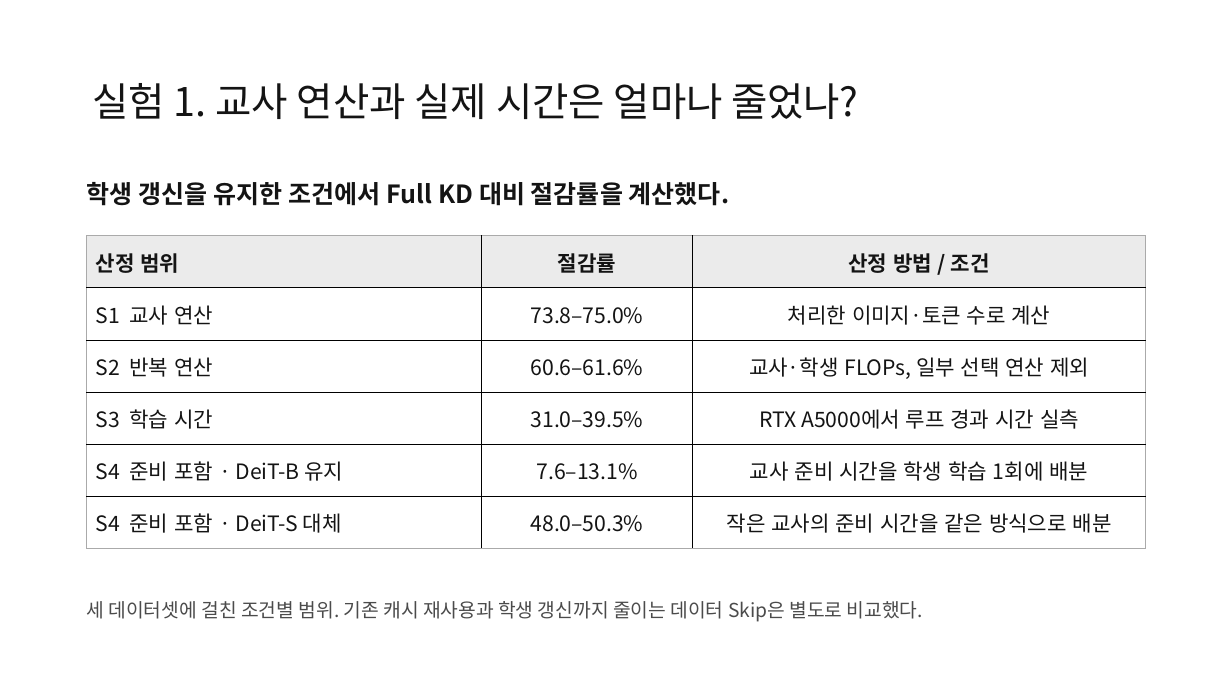
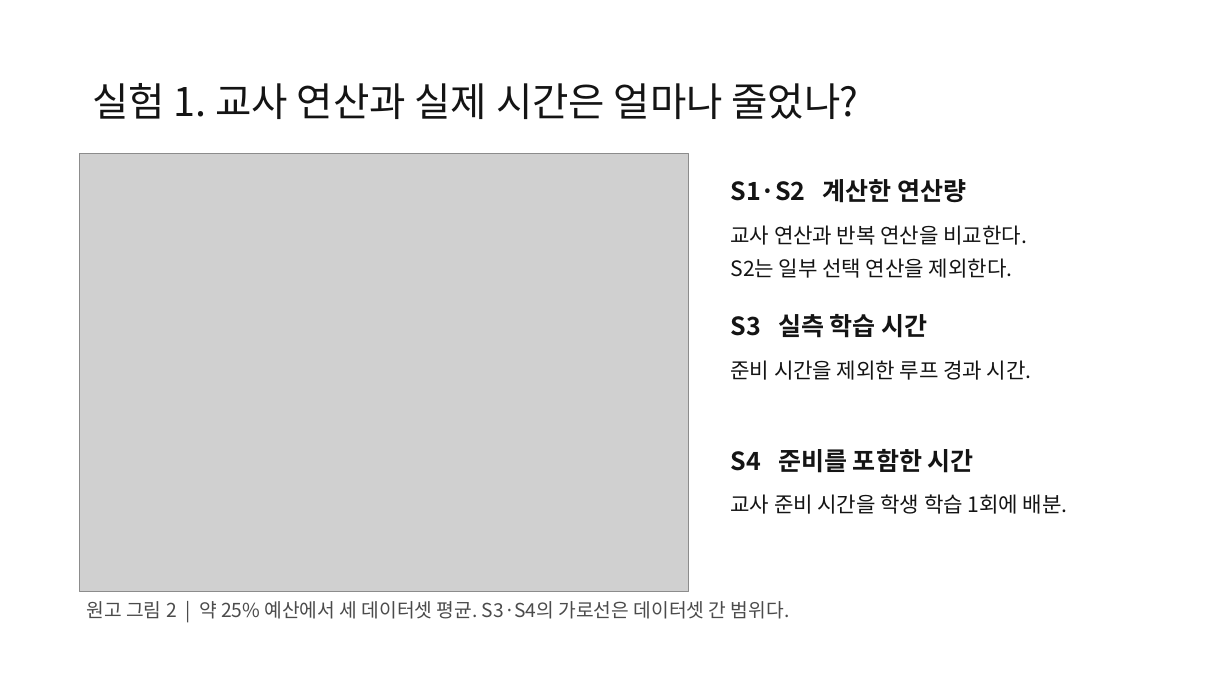
Before and after one commit to jeehoo0507/Efficient-KD-for-Vision, a slide deck: slide 8 of presentations/vision-kd-seminar/EKD-seminar.pptx. Drawn at 1232x693 pixels with LibreOffice and Linux fonts; fonts in the diff are those of the drawing; grey boxes stand for pictures. Boxes give left, top, right and bottom in pixels: in the first picture for what was removed or moved away, otherwise in the second. Text is boxed around its words. In the diff, an @@ line names an element or a change of style, - is before the commit and + after.

```diff
--- a/presentations/vision-kd-seminar/EKD-seminar.pptx
+++ b/presentations/vision-kd-seminar/EKD-seminar.pptx
@@ picture added at [79,153,689,592] @@
@@ text added at [731,179,967,203], 19.5 pt, text #141414, bold @@
+S1·S2 계산한 연산량
@@ text removed at [87,182,730,206] @@
-학생 갱신을 유지한 조건에서 Full KD 대비 절감률을 계산했다.
@@ table removed at [87,236,1146,549], 6 rows, 3 columns @@
-산정 범위 | 절감률 | 산정 방법 / 조건
-S1 교사 연산 | 73.8–75.0% | 처리한 이미지·토큰 수로 계산
-S2 반복 연산 | 60.6–61.6% | 교사·학생 FLOPs, 일부 선택 연산 제외
-S3 학습 시간 | 31.0–39.5% | RTX A5000에서 루프 경과 시간 실측
-S4 준비 포함 · DeiT-B 유지 | 7.6–13.1% | 교사 준비 시간을 학생 학습 1회에 배분
-S4 준비 포함 · DeiT-S 대체 | 48.0–50.3% | 작은 교사의 준비 시간을 같은 방식으로 배분
@@ text added at [730,225,1027,245], 16.5 pt, text #141414 @@
+교사 연산과 반복 연산을 비교한다.
@@ text added at [730,258,1013,278], 16.5 pt, text #141414 @@
+S2는 일부 선택 연산을 제외한다.
@@ text added at [731,314,928,338], 19.5 pt, text #141414, bold @@
+S3 실측 학습 시간
@@ text added at [730,360,1032,380], 16.5 pt, text #141414 @@
+준비 시간을 제외한 루프 경과 시간.
@@ text added at [731,449,974,473], 19.5 pt, text #141414, bold @@
+S4 준비를 포함한 시간
@@ text added at [730,494,1068,514], 16.5 pt, text #141414 @@
+교사 준비 시간을 학생 학습 1회에 배분.
@@ text at [87,601,790,619]: text changed @@
-세 데이터셋에 걸친 조건별 범위. 기존 캐시 재사용과 학생 갱신까지 줄이는 데이터 Skip은 별도로 비교했다.
+원고 그림 2 | 약 25% 예산에서 세 데이터셋 평균. S3·S4의 가로선은 데이터셋 간 범위다.
```
Also in this commit, not shown: 9 other slides changed, 5 slides added, 5 slides removed, 30 other files.
